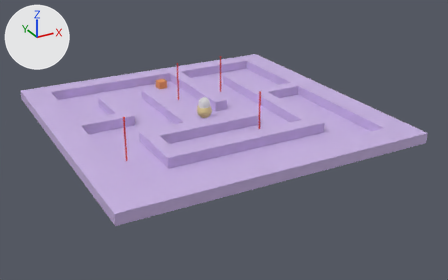
What one commit did to the Blender file scenes/maze.blend.
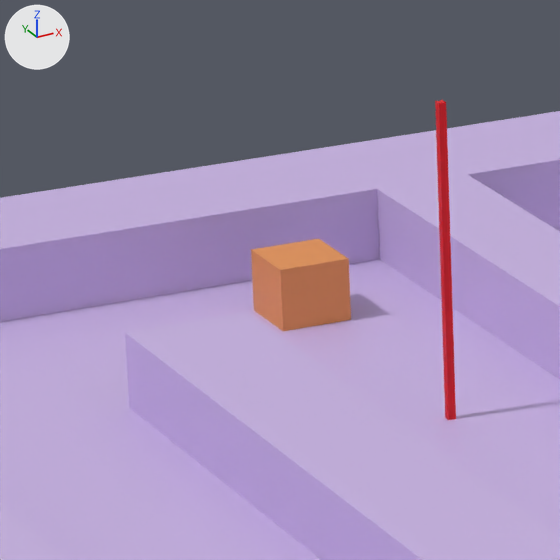
The first picture shows the older version from a 50 mm camera at (-26.5, -51.8, 23.2) aimed at (1.0, -1.8, -1.7). The close-ups show both versions on the part from 28% to 43% of the width and 18% to 41% of the height of that picture. Every picture has the same lights, and +X, +Y and +Z are marked at upper left.

Names of what the first close-up shows: 'WalkMesh.001', 'goal', 'raybox'.
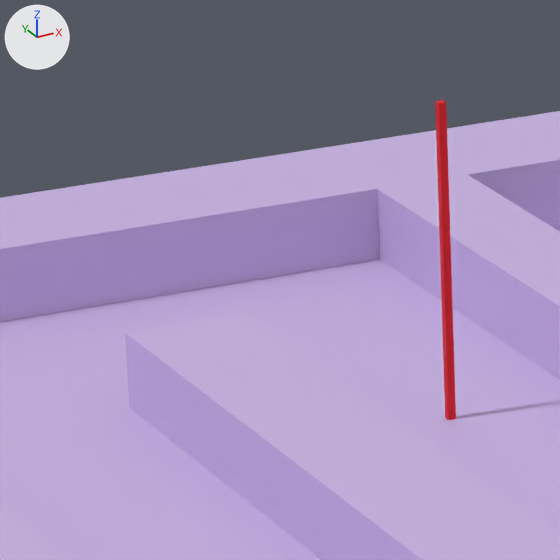
Boxes (x1, y1, x2, y2) around the edits, measured in the close-ups (560 x 560 px):
'goal', moved (not visible afterwards)
    before: (251, 239, 351, 331)

What the commit changed:
Object 'goal' (ob_goal) moves from (0.05, 11.37, 0.0) to (10.23, -0.81, 0.0).
